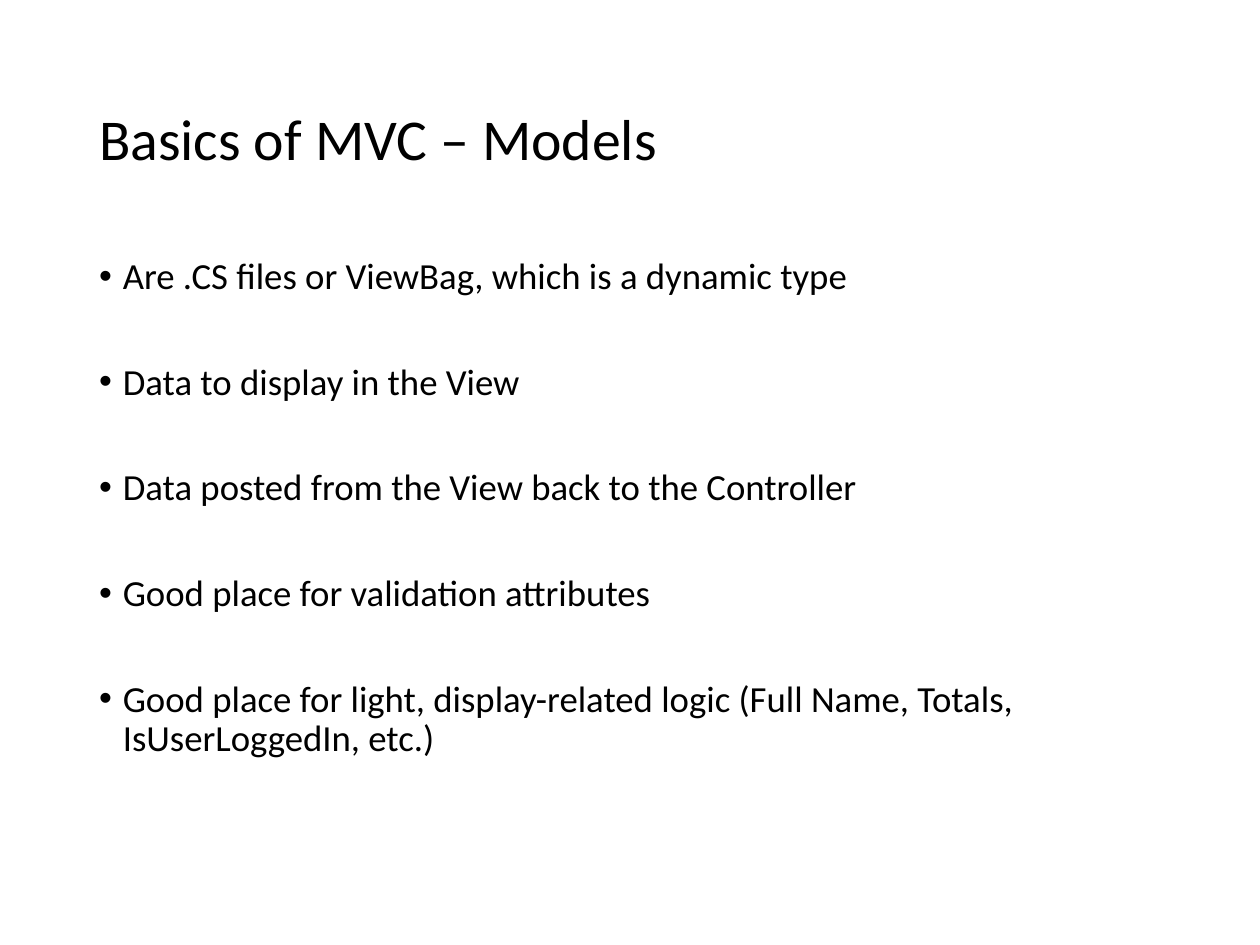
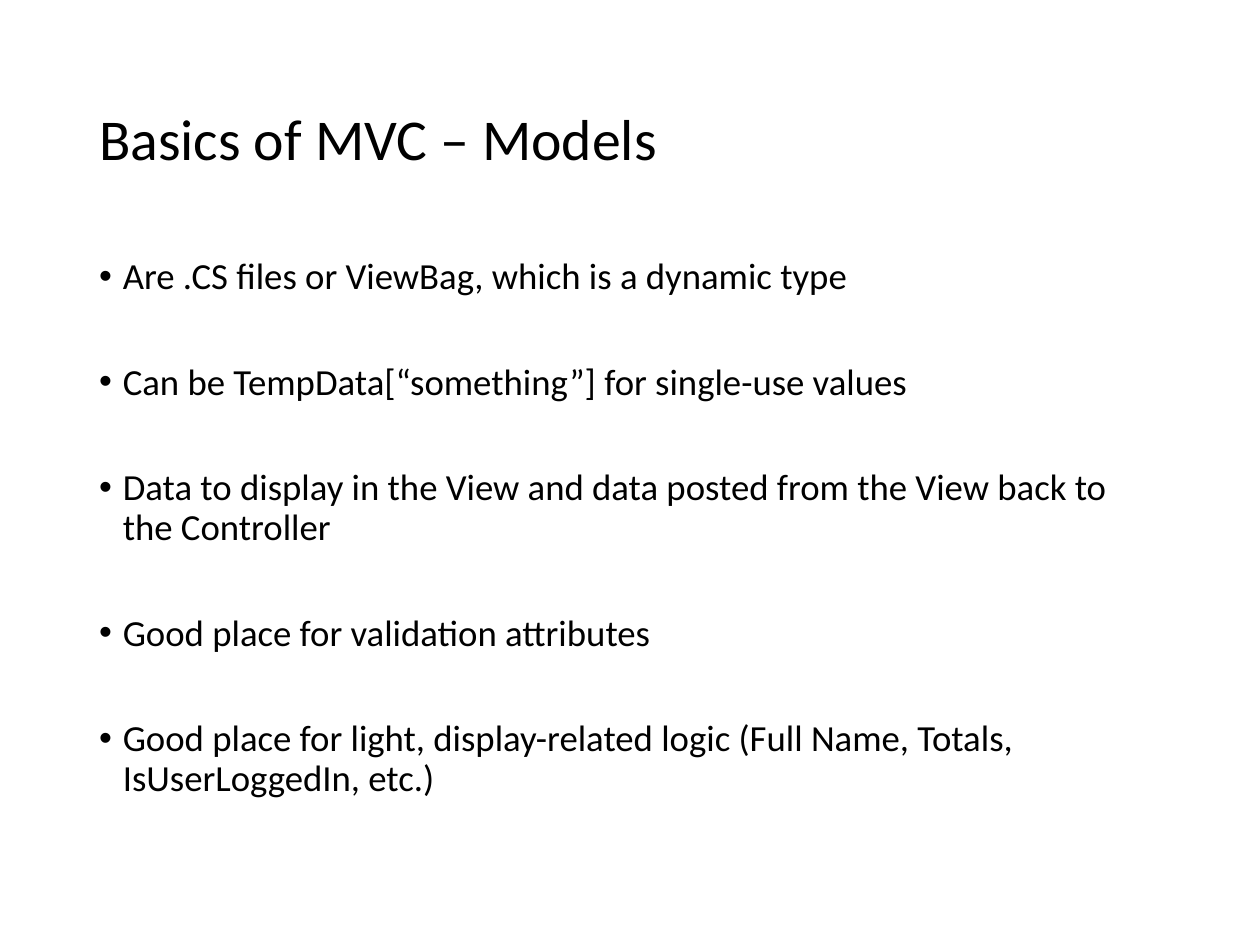
Before and after one commit to VolareSoftware/Presentations, a slide deck: slide 17 of Introduction to ASP.NET MVC - Denver Dev Days/Introduction to ASP.NET MVC.pptx. Drawn at 1260x945 pixels with LibreOffice and Linux fonts; fonts in the diff are those of the drawing. Boxes give left, top, right and bottom in pixels: in the first picture for what was removed or moved away, otherwise in the second. Text is boxed around its words. In the diff, an @@ line names an element or a change of style, - is before the commit and + after.

```diff
--- a/Introduction to ASP.NET MVC - Denver Dev Days/Introduction to ASP.NET MVC.pptx
+++ b/Introduction to ASP.NET MVC - Denver Dev Days/Introduction to ASP.NET MVC.pptx
@@ text at (123, 368, 1106, 541): text changed @@
-• Data to display in the View
-• Data posted from the View back to the Controller
+• Can be TempData[“something”] for single-use values
+• Data to display in the View and data posted from the View back to the Controller
```
Also in this commit, not shown: 3 other slides changed, 1 slide added, 58 other files.
